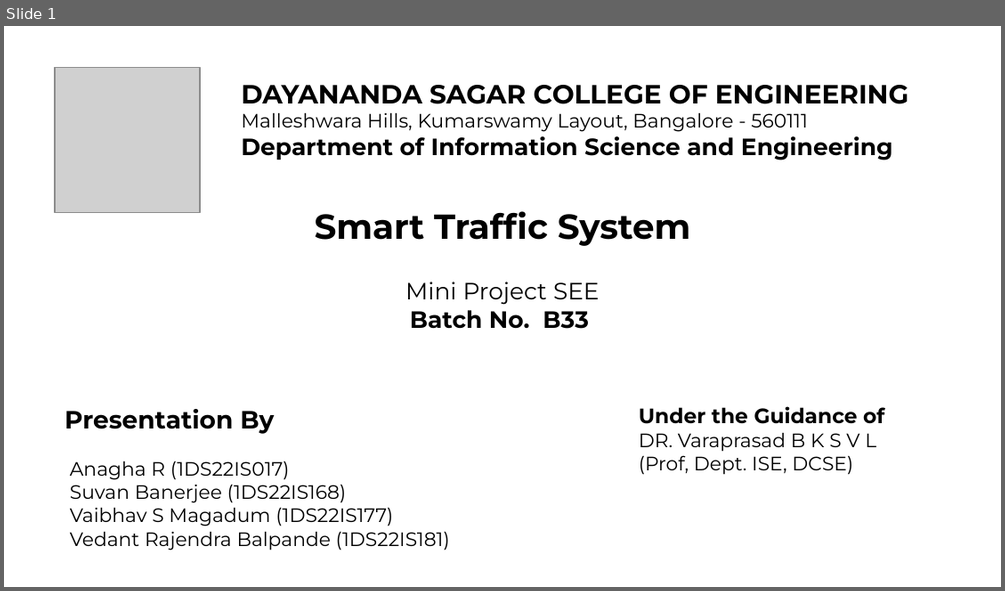
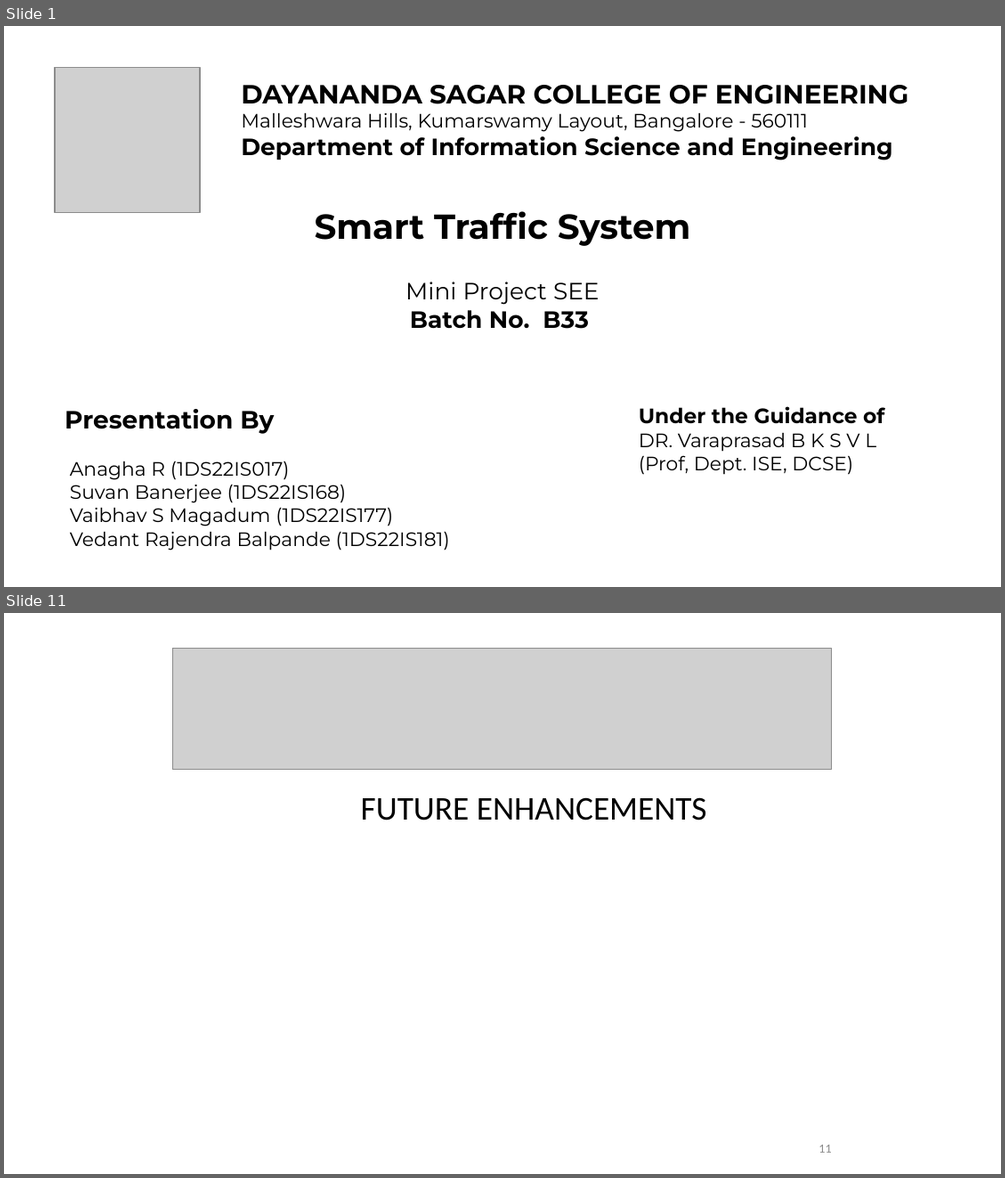
Before and after one commit to Vaibhav-Magadum/MiniProject, a slide deck: Presentation/Presentation_FINAL_DRAFT.pptx. Shown one above the other, each under a label of ours: slide 1 before the commit, slides 1 and 11 after it; the slides between them are not shown. The pictures are 1005x591 and 1005x1178 pixels, drawn with LibreOffice and Linux fonts; fonts in the diff are those of the drawing; grey boxes stand for pictures. Boxes give left, top, right and bottom in pixels: in the first picture for what was removed or moved away, otherwise in the second. Text is boxed around its words. In the diff, an @@ line names an element or a change of style, - is before the commit and + after.

```diff
--- a/Presentation/Presentation_FINAL_DRAFT.pptx
+++ b/Presentation/Presentation_FINAL_DRAFT.pptx
@@ slide 11 added at box(4, 613, 1001, 1174), background #FFFFFF @@
@@ picture added at box(172, 648, 832, 770) @@
@@ title added at box(361, 797, 707, 820), 24 pt, text #000000 @@
+FUTURE ENHANCEMENTS
@@ page number added at box(818, 1144, 831, 1152), 9 pt, text #8C8C8C @@
+11
```
Also in this commit, not shown: 12 other slides added, 2 slides removed.
